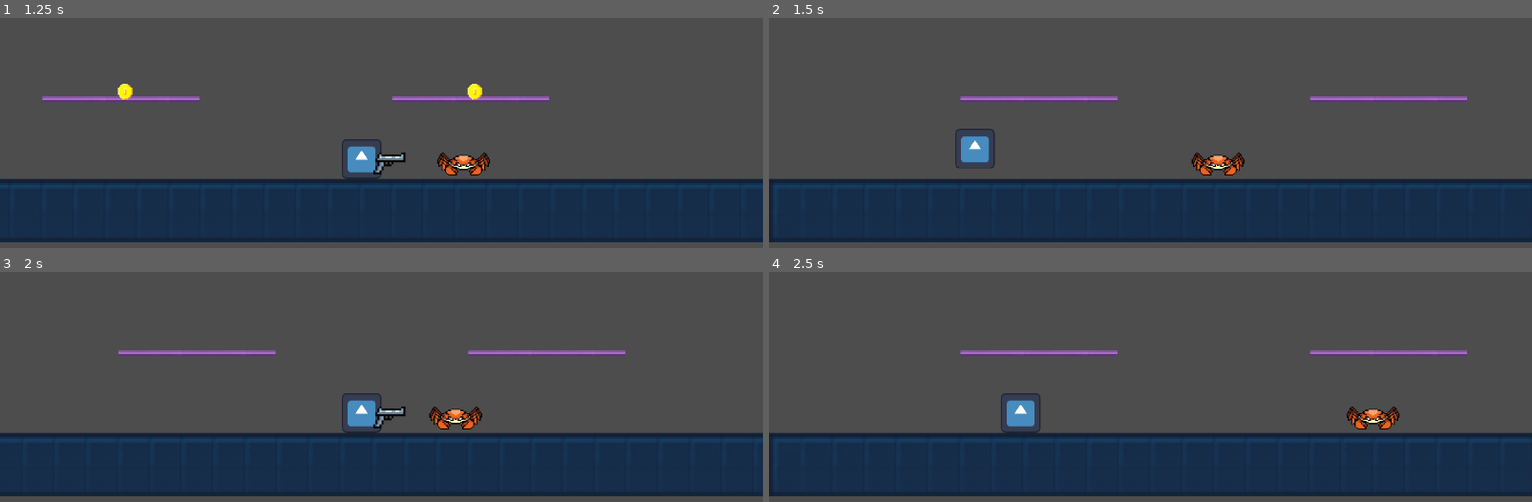
Above: before the commit, frames 1-4 (two rows, left to right).
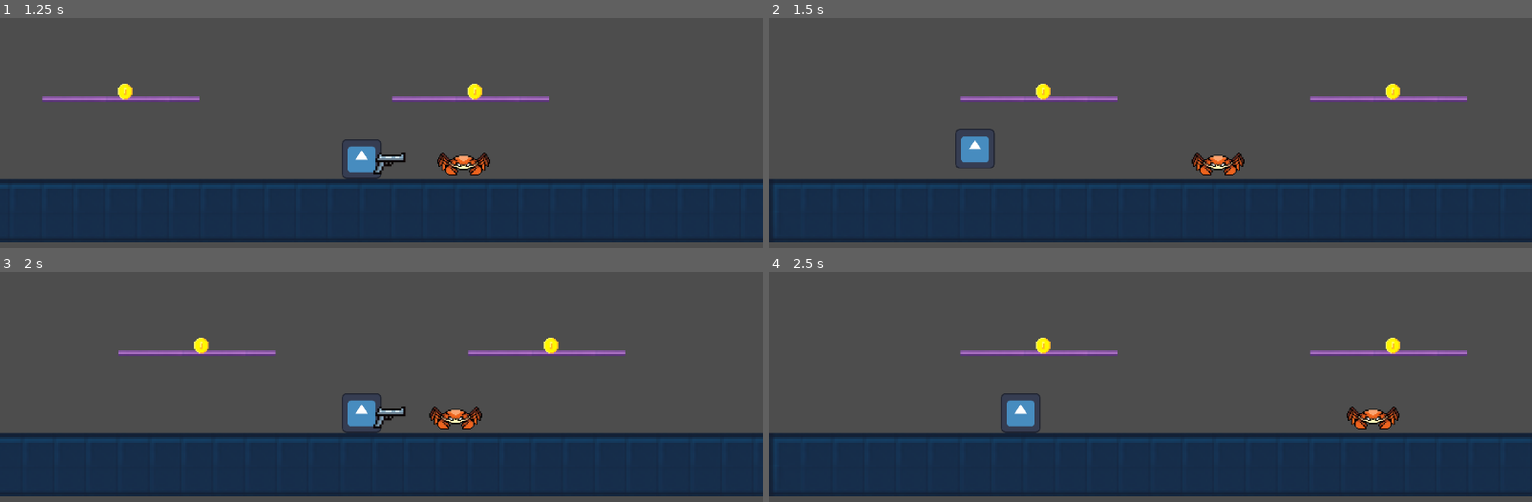
Above: after the commit, the same moments.

Repository: kartikeydino/Github_Project_Final_Prototype
Game: Godot game, scene res://scenes/game.tscn
Two runs of this game, one before a commit and one after it. Both use one fixed random seed, a clock stepped at 60 frames per second and the inputs below. The engine's default icon, where the game draws it, is replaced by a stand-in: a white triangle on a blue panel in a dark square.
Inputs (mouse positions are in pixels of both pictures, inside the frame that each line leads up to):
- Up to frame 1 (1.25 s): move the mouse to (343, 160) at 0.52 s; hold Right (right) from 0.53 s (still down); tap E (e) at 0.6 s; tap Up (jump) at 0.77 s
- Up to frame 2 (1.5 s): keep holding Right (right); move the mouse to (1379, 139) at 1.27 s; tap C (chat) at 1.35 s
- Up to frame 3 (2 s): keep holding Right (right); tap Up (jump) at 1.52 s; tap E (e) at 1.55 s
- Up to frame 4 (2.5 s): move the mouse to (outside the picture) at 2.02 s; release Right (right) at 2.03 s; hold Left (left) from 2.03 s (still down); tap E (e) at 2.1 s

Frame 1 is identical in both runs. In frame 2, 0.2% of the frame differs, in the area x 34-83%, y 28-36%; in frame 3, 0.2%; in frame 4, 0.2%.

Commit message:
autoload

Diff:
--- a/dialogue/npc.gd
+++ b/dialogue/npc.gd
@@ -14,6 +14,7 @@
 var is_chatting: bool = false
 var player = null
 
+
 # ----------------------------------------------------
 # 2. INITIALIZATION & SETUP
 # ----------------------------------------------------
@@ -27,7 +28,7 @@
 
 	# Optional: Display the initial idle animation (if you have one)
 	# If using Sprite2D, no need to play animation.
-	if variables.death_count >= 1:
+	if variables.death_count >= 1 and variables.talked:
 		queue_free()
 
 # ----------------------------------------------------
@@ -51,9 +52,8 @@
 	# Return NPC state to normal
 	is_chatting = false
 	variables.max_jumps = 2
-	self.visible = false
-	$ChatDetectionArea/CollisionShape2D.disabled = true
-	$CollisionShape2D.disabled = true
+	variables.talked = true
+	queue_free()
 # ----------------------------------------------------
 # 4. CHAT DETECTION AREA SIGNALS
 # ----------------------------------------------------
--- a/scenes/game.tscn
+++ b/scenes/game.tscn
@@ -6,13 +6,13 @@
 [ext_resource type="PackedScene" uid="uid://dw68ml82g4owk" path="res://scenes/level_3.tscn" id="4_4gnmx"]
 
 [sub_resource type="RectangleShape2D" id="RectangleShape2D_qt20y"]
-size = Vector2(20, 218)
+size = Vector2(20, 238)
 
 [sub_resource type="RectangleShape2D" id="RectangleShape2D_j4tcb"]
-size = Vector2(1345, 20)
+size = Vector2(1344.5, 20)
 
 [sub_resource type="RectangleShape2D" id="RectangleShape2D_b54mi"]
-size = Vector2(30.5, 217)
+size = Vector2(30.5, 237)
 
 [node name="game" type="Node2D"]
 
@@ -24,15 +24,15 @@
 [node name="collisions" type="StaticBody2D" parent="."]
 
 [node name="left" type="CollisionShape2D" parent="collisions"]
-position = Vector2(-107, -77)
+position = Vector2(-107, -87)
 shape = SubResource("RectangleShape2D_qt20y")
 
 [node name="top" type="CollisionShape2D" parent="collisions"]
-position = Vector2(575.5, -176)
+position = Vector2(575.25, -196)
 shape = SubResource("RectangleShape2D_j4tcb")
 
 [node name="right" type="CollisionShape2D" parent="collisions"]
-position = Vector2(1263, -77.5)
+position = Vector2(1263, -87.5)
 shape = SubResource("RectangleShape2D_b54mi")
 
 [node name="level_2" parent="." instance=ExtResource("3_w7pmj")]
--- a/scenes/level_1.tscn
+++ b/scenes/level_1.tscn
@@ -16,6 +16,8 @@
 
 [node name="coin1" parent="." instance=ExtResource("3_6wwhn")]
 position = Vector2(42, -44)
+number = 1
 
 [node name="coin2" parent="." instance=ExtResource("3_6wwhn")]
 position = Vector2(218, -44)
+number = 2
--- a/scenes/level_2.tscn
+++ b/scenes/level_2.tscn
@@ -14,6 +14,7 @@
 
 [node name="coin" parent="." instance=ExtResource("2_bkw8l")]
 position = Vector2(-62, -62)
+number = 3
 
 [node name="enemy" parent="." instance=ExtResource("3_6w8kp")]
 position = Vector2(81, -23)
--- a/scenes/level_3.tscn
+++ b/scenes/level_3.tscn
@@ -9,13 +9,15 @@
 [node name="TileMap" type="TileMap" parent="."]
 tile_set = ExtResource("1_i8bmq")
 format = 2
-layer_0/tile_data = PackedInt32Array(65523, 131073, 3, 13105 …(1220 unchanged characters)…  3, -458749, 196609, 3, -327674, 65537, 1, -262138, 65537, 1, -196602, 65537, 1, -65530, 65537, 1, -131066, 65537, 1, -327675, 196609, 1, -262139, 196609, 1, -196603, 196609, 1, -131067, 196609, 1, -65531, 196609, 1, -524276, 524290, 32, -524275, 851970, 32, -524274, 851970, 32)
+layer_0/tile_data = PackedInt32Array(65523, 131073, 3, 13105 …(1220 unchanged characters)…  3, -458749, 196609, 3, -327674, 65537, 2, -262138, 65537, 2, -196602, 65537, 2, -65530, 65537, 2, -131066, 65537, 2, -327675, 196609, 2, -262139, 196609, 2, -196603, 196609, 2, -131067, 196609, 2, -65531, 196609, 2, -524276, 524290, 32, -524275, 851970, 32, -524274, 851970, 32)
 
 [node name="coin" parent="." instance=ExtResource("2_c17sr")]
 position = Vector2(-57, -93)
+number = 4
 
 [node name="coin2" parent="." instance=ExtResource("2_c17sr")]
 position = Vector2(135, -115)
+number = 5
 
 [node name="enemy" parent="." instance=ExtResource("3_cwckd")]
 position = Vector2(92, -120)
--- a/scripts/autoload.gd
+++ b/scripts/autoload.gd
@@ -3,3 +3,4 @@
 var max_jumps = 1
 
 var death_count = 0
+var talked = false
--- a/scripts/coin.gd
+++ b/scripts/coin.gd
@@ -1,5 +1,6 @@
 extends Area2D
-
+var collected = false
+@export var number: int
 # This function runs when any solid physics body enters the coin's area
 func _on_body_entered(body):
 	# Check if the body that entered has the 'player' function
@@ -7,12 +8,13 @@
 	if body.has_method("player"):
 		# 1. Tell the player to collect the coin (we'll add this function next)
 		body.collect_coin(1)
-
+		collected = true
 		# 2. Destroy the coin immediately
 		queue_free()
+
 
 # This is equivalent to connecting the signal in the editor
 func _ready():
 	body_entered.connect(_on_body_entered)
-	if variables.death_count >= 1:
+	if variables.death_count >= 1 and collected:
 		queue_free()
